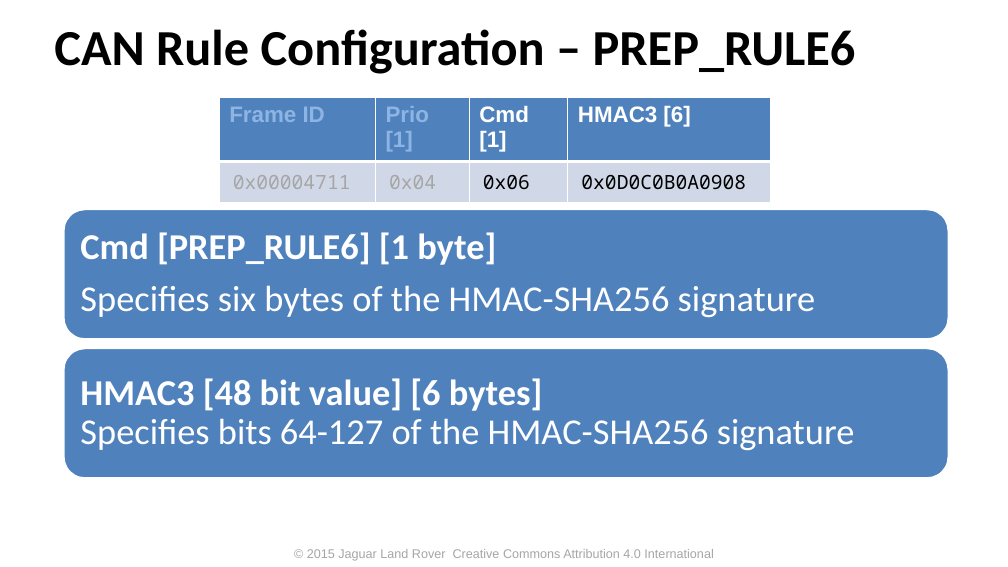
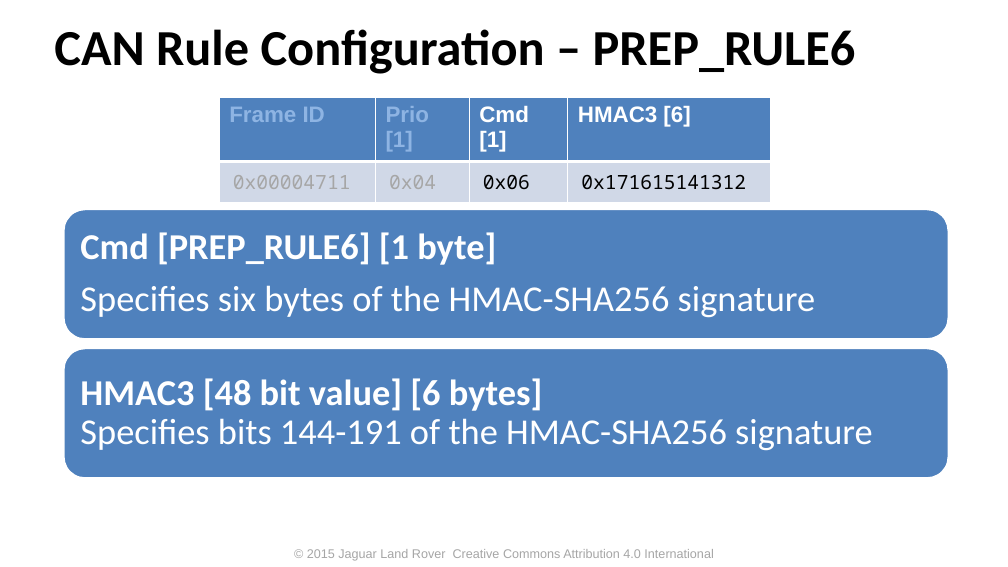
Before and after one commit to PDXostc/canfw, a slide deck: slide 15 of doc/CAN Firewall.pptx. Drawn at 1008x567 pixels with LibreOffice and Linux fonts; fonts in the diff are those of the drawing; background and template pictures are left out. Boxes give left, top, right and bottom in pixels: in the first picture for what was removed or moved away, otherwise in the second. Text is boxed around its words. In the diff, an @@ line names an element or a change of style, - is before the commit and + after.

Commit message:
Little endian of all bitfields. Fixed HMAC length
All multi-frame bitfields are now little endian to facilitate easy roll
out in memory.
Removed unused1 and expanded HMAC to 256 bits (was 240 bits)

```diff
--- a/doc/CAN Firewall.pptx
+++ b/doc/CAN Firewall.pptx
@@ table at (220,98,772,194) @@
-row 2, column 4: 0x0D0C0B0A0908
+row 2, column 4: 0x171615141312
@@ text at (80,378,873,450): text changed @@
-HMAC3 [48 bit value] [6 bytes]
-Specifies bits 64-127 of the HMAC-SHA256 signature
+HMAC3 [48 bit value] [6 bytes]
+Specifies bits 144-191 of the HMAC-SHA256 signature
```
Also in this commit, not shown: 10 other slides changed, 1 other file.
